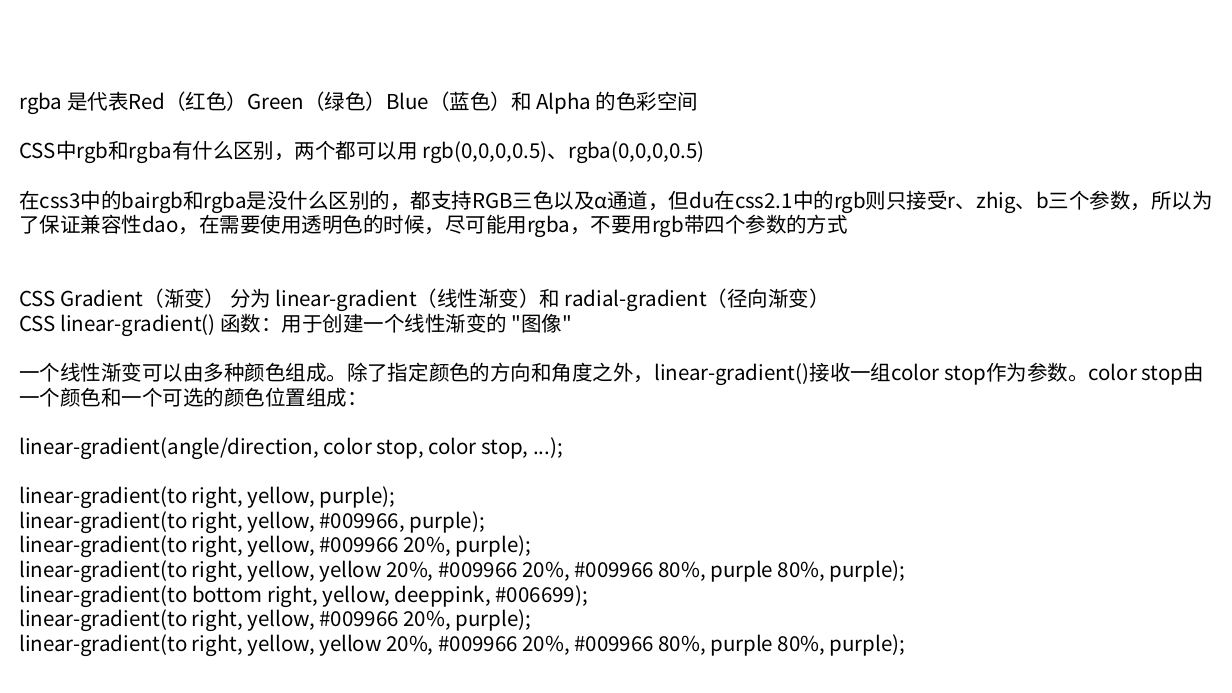
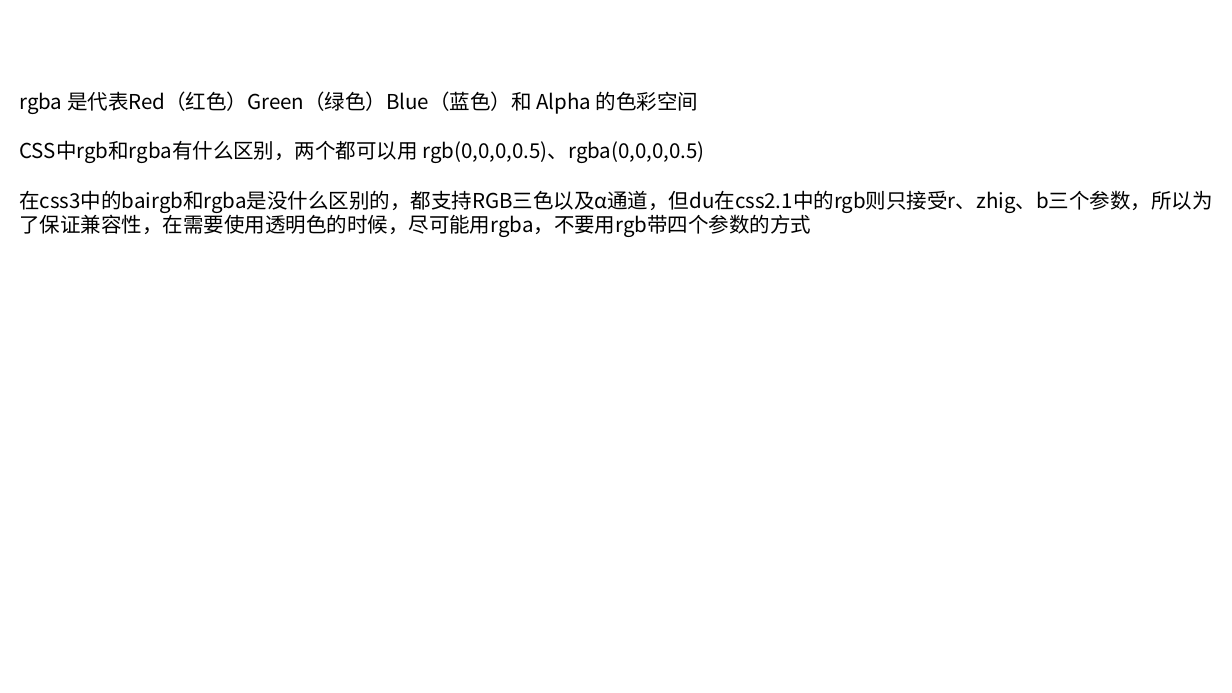
Before and after one commit to linkknown/PPT, a slide deck: slide 40 of 前端PPT/css 简介.pptx (slide 38 before the commit). Drawn at 1232x693 pixels with LibreOffice and Linux fonts; fonts in the diff are those of the drawing; background and template pictures are left out. Boxes give left, top, right and bottom in pixels: in the first picture for what was removed or moved away, otherwise in the second. Text is boxed around its words. In the diff, an @@ line names an element or a change of style, - is before the commit and + after.

```diff
--- a/前端PPT/css 简介.pptx
+++ b/前端PPT/css 简介.pptx
@@ text at [19,190,1212,237]: text changed @@
-在css3中的bairgb和rgba是没什么区别的，都支持RGB三色以及α通道，但du在css2.1中的rgb则只接受r、zhig、b三个参数，所以为了保证兼容性dao，在需要使用透明色的时候，尽可能用rgba，不要用rgb带四个参数的方式
-CSS Gradient（渐变） 分为 linear-gradient（线性渐变）和 radial-gradient（径向渐变）
-CSS linear-gradient() 函数：用于创建一个线性渐变的 "图像"
-一个线性渐变可以由多种颜色组成。除了指定颜色的方向和角度之外，linear-gradient()接收一组color stop作为参数。color stop由一个颜色和一个可选的颜色位置组成：
-linear-gradient(angle/direction, color stop, color stop, ...);
-linear-gradient(to right, yellow, purple);
-linear-gradient(to right, yellow, #009966, purple);
-linear-gradient(to right, yellow, #009966 20%, purple);
-linear-gradient(to right, yellow, yellow 20%, #009966 20%, #009966 80%, purple 80%, purple);
-linear-gradient(to bottom right, yellow, deeppink, #006699);
-linear-gradient(to right, yellow, #009966 20%, purple);
-linear-gradient(to right, yellow, yellow 20%, #009966 20%, #009966 80%, purple 80%, purple);
+在css3中的bairgb和rgba是没什么区别的，都支持RGB三色以及α通道，但du在css2.1中的rgb则只接受r、zhig、b三个参数，所以为了保证兼容性，在需要使用透明色的时候，尽可能用rgba，不要用rgb带四个参数的方式
```
Also in this commit, not shown: 7 other slides changed, 3 slides added, 2 other files.
